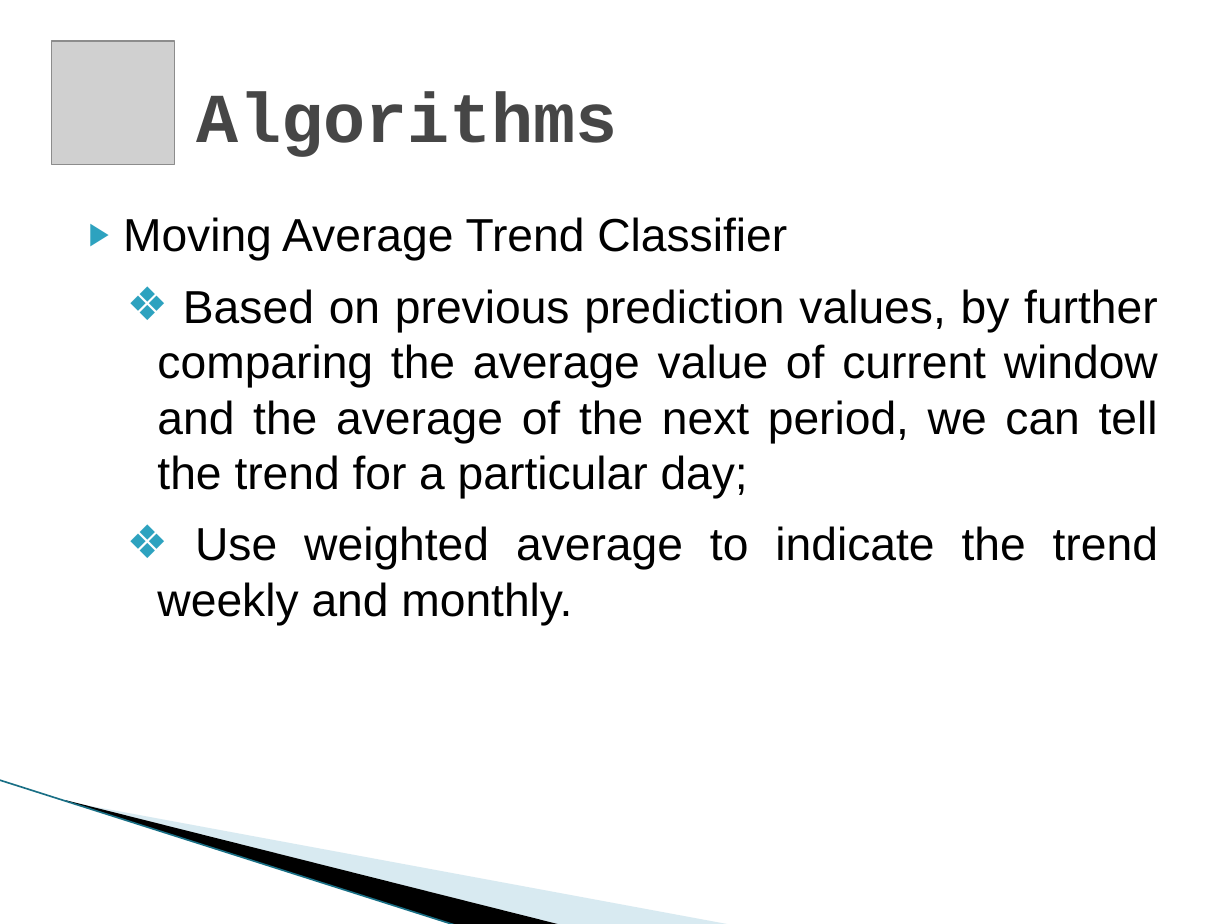
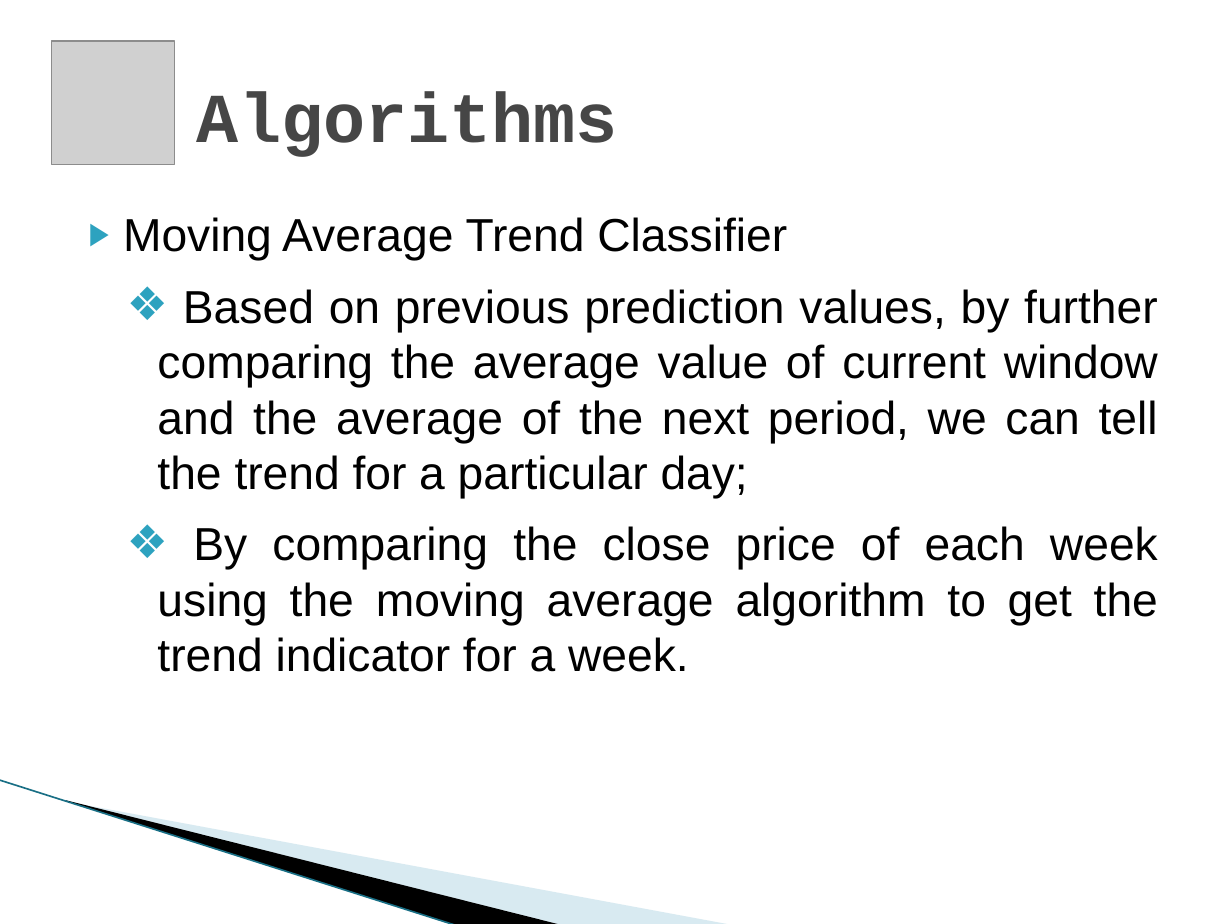
Before and after one commit to yyl/btc-price-analysis, a slide deck: slide 12 of DM_Project.pptx. Drawn at 1232x924 pixels with LibreOffice and Linux fonts; fonts in the diff are those of the drawing; grey boxes stand for pictures; background and template pictures are left out. Boxes give left, top, right and bottom in pixels: in the first picture for what was removed or moved away, otherwise in the second. Text is boxed around its words. In the diff, an @@ line names an element or a change of style, - is before the commit and + after.

```diff
--- a/DM_Project.pptx
+++ b/DM_Project.pptx
@@ text at (157, 526, 1158, 672): text changed @@
-  ❖ Use weighted average to indicate the trend weekly and monthly.
+  ❖ By comparing the close price of each week using the moving average algorithm to get the trend indicator for a week.
```
Also in this commit, not shown: 5 other slides changed, 1 slide removed.
